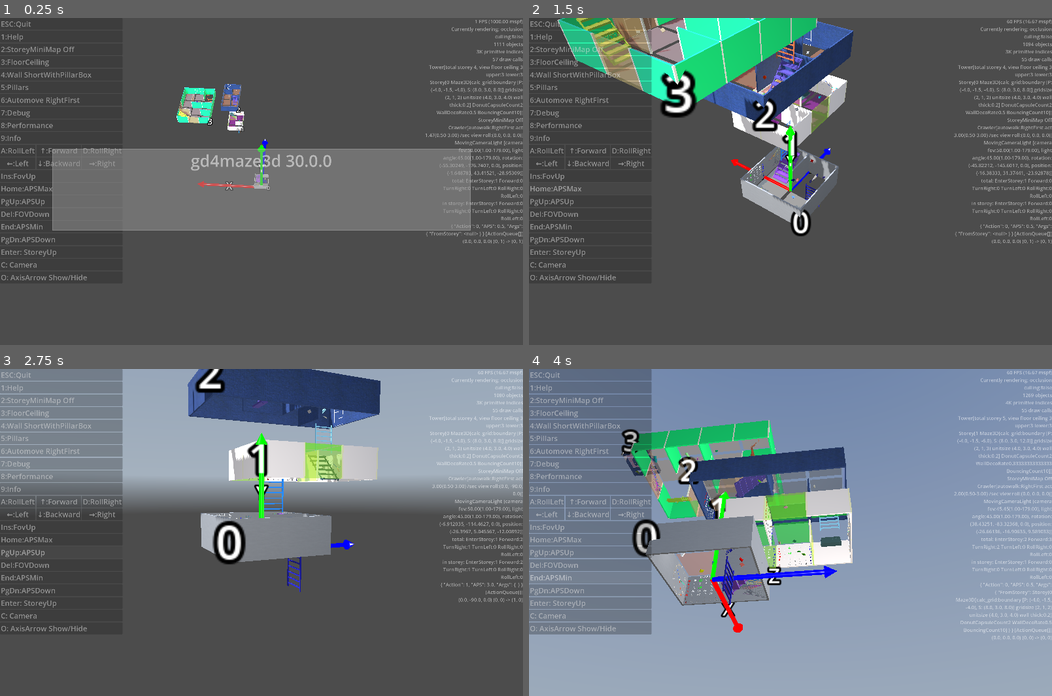
Above: before the commit, frames 1-4 (two rows, left to right).
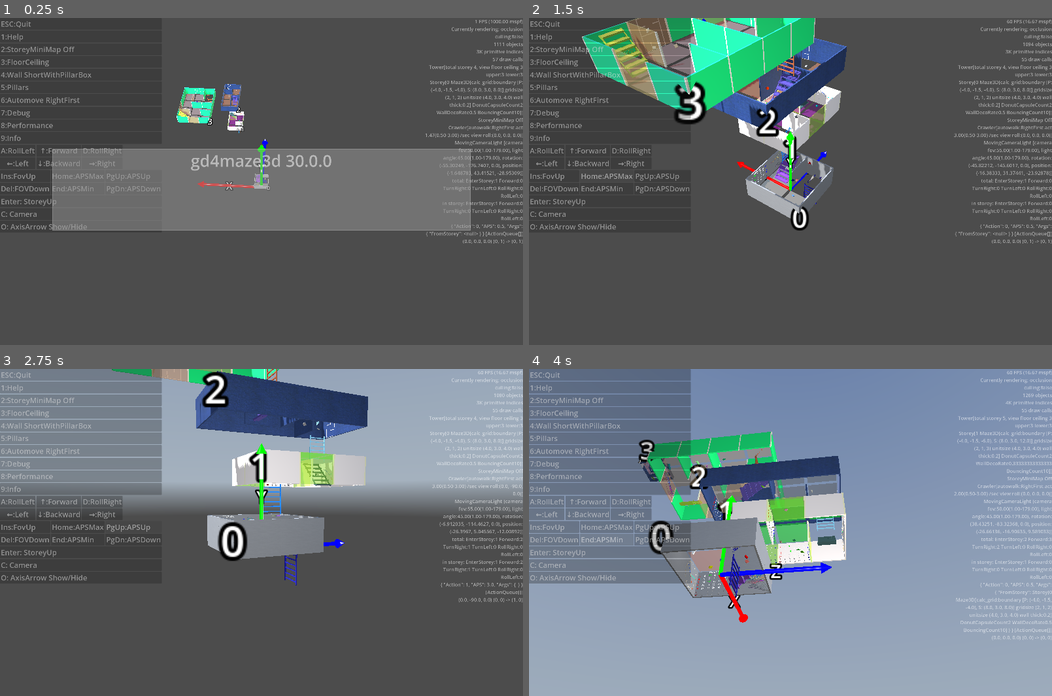
Above: after the commit, the same moments.

Repository: kasworld/gd4maze3d
Game: Godot game, scene res://main.tscn
Two runs of this game, one before a commit and one after it. Both use one fixed random seed, a clock stepped at 60 frames per second and the inputs below. A sky picture missing from this copy of the repository is replaced by a grey-blue gradient.
Inputs:
- Up to frame 1 (0.25 s): no input
- Up to frame 2 (1.5 s): click "Ins:FovUp" at 0.5 s; click "Home:APSMax" at 1.25 s
- Up to frame 3 (2.75 s): click "PgUp:APSUp" at 2 s
- Up to frame 4 (4 s): click "Del:FOVDown" at 2.75 s; click "End:APSMin" at 3.5 s

The runs differ from the first frame. In frame 1, 0.8% of the frame differs, in the area x 0-31%, y 47-81%; in frame 2, 13%; in frame 3, 12%; in frame 4, 17%, in the area x 0-92%, y 0-82%.

Commit message:
arrange ui button

Diff:
--- a/main.tscn
+++ b/main.tscn
@@ -105,32 +105,36 @@
 layout_mode = 2
 text = "→:Right"
 
-[node name="ButtonFovUP" type="Button" parent="왼쪽패널" unique_id=1120036512]
+[node name="GridContainer" type="GridContainer" parent="왼쪽패널" unique_id=875834508]
+layout_mode = 2
+columns = 3
+
+[node name="ButtonFovUP" type="Button" parent="왼쪽패널/GridContainer" unique_id=1120036512]
 layout_mode = 2
 text = "Ins:FovUp"
 alignment = 0
 
-[node name="ButtonAPSMax" type="Button" parent="왼쪽패널" unique_id=1101307849]
+[node name="ButtonAPSMax" type="Button" parent="왼쪽패널/GridContainer" unique_id=1101307849]
 layout_mode = 2
 text = "Home:APSMax"
 alignment = 0
 
-[node name="ButtonAPSUp" type="Button" parent="왼쪽패널" unique_id=1705135231]
+[node name="ButtonAPSUp" type="Button" parent="왼쪽패널/GridContainer" unique_id=1705135231]
 layout_mode = 2
 text = "PgUp:APSUp"
 alignment = 0
 
-[node name="ButtonFovDown" type="Button" parent="왼쪽패널" unique_id=172927274]
+[node name="ButtonFovDown" type="Button" parent="왼쪽패널/GridContainer" unique_id=172927274]
 layout_mode = 2
 text = "Del:FOVDown"
 alignment = 0
 
-[node name="ButtonAPSMin" type="Button" parent="왼쪽패널" unique_id=389300895]
+[node name="ButtonAPSMin" type="Button" parent="왼쪽패널/GridContainer" unique_id=389300895]
 layout_mode = 2
 text = "End:APSMin"
 alignment = 0
 
-[node name="ButtonAPSDown" type="Button" parent="왼쪽패널" unique_id=797861952]
+[node name="ButtonAPSDown" type="Button" parent="왼쪽패널/GridContainer" unique_id=797861952]
 layout_mode = 2
 text = "PgDn:APSDown"
 alignment = 0
@@ -208,12 +212,12 @@
 [connection signal="pressed" from="왼쪽패널/ButtonMove/ButtonLeft" to="." method="_on_button_left_pressed"]
 [connection signal="pressed" from="왼쪽패널/ButtonMove/ButtonBackward" to="." method="_on_button_backward_pressed"]
 [connection signal="pressed" from="왼쪽패널/ButtonMove/ButtonRight" to="." method="_on_button_right_pressed"]
-[connection signal="pressed" from="왼쪽패널/ButtonFovUP" to="." method="_on_button_fov_up_pressed"]
-[connection signal="pressed" from="왼쪽패널/ButtonAPSMax" to="." method="_on_button_aps_max_pressed"]
-[connection signal="pressed" from="왼쪽패널/ButtonAPSUp" to="." method="_on_button_aps_up_pressed"]
-[connection signal="pressed" from="왼쪽패널/ButtonFovDown" to="." method="_on_button_fov_down_pressed"]
-[connection signal="pressed" from="왼쪽패널/ButtonAPSMin" to="." method="_on_button_aps_min_pressed"]
-[connection signal="pressed" from="왼쪽패널/ButtonAPSDown" to="." method="_on_button_aps_down_pressed"]
+[connection signal="pressed" from="왼쪽패널/GridContainer/ButtonFovUP" to="." method="_on_button_fov_up_pressed"]
+[connection signal="pressed" from="왼쪽패널/GridContainer/ButtonAPSMax" to="." method="_on_button_aps_max_pressed"]
+[connection signal="pressed" from="왼쪽패널/GridContainer/ButtonAPSUp" to="." method="_on_button_aps_up_pressed"]
+[connection signal="pressed" from="왼쪽패널/GridContainer/ButtonFovDown" to="." method="_on_button_fov_down_pressed"]
+[connection signal="pressed" from="왼쪽패널/GridContainer/ButtonAPSMin" to="." method="_on_button_aps_min_pressed"]
+[connection signal="pressed" from="왼쪽패널/GridContainer/ButtonAPSDown" to="." method="_on_button_aps_down_pressed"]
 [connection signal="pressed" from="왼쪽패널/ButtonStoreyUp" to="." method="_on_button_storey_up_pressed"]
 [connection signal="pressed" from="왼쪽패널/ButtonCamera" to="." method="_on_button_camera_pressed"]
 [connection signal="pressed" from="왼쪽패널/ButtonAxis" to="." method="_on_button_storey_gap_pressed"]
